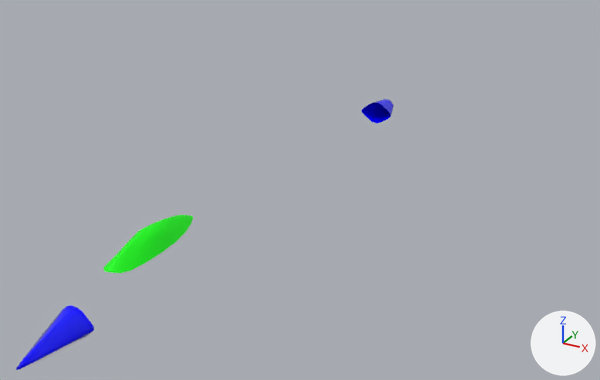
What one commit did to the OBJ model src/main/resources/assets/models/fighter/jet.obj.
Camera for both pictures: a 50 mm lens placed at (22.5, -21.6, 19.1), pointed at (5.2, 9.9, 3.3). Arrows for +X, +Y and +Z are at lower right; the lights stay in place. Where no turn or scale is listed for an object, it has been applied to the vertices.

Names of what the first picture shows: 'Cockpit_Cube.001', 'Exhaust_Cube.003', 'Nose_Cube.002'.
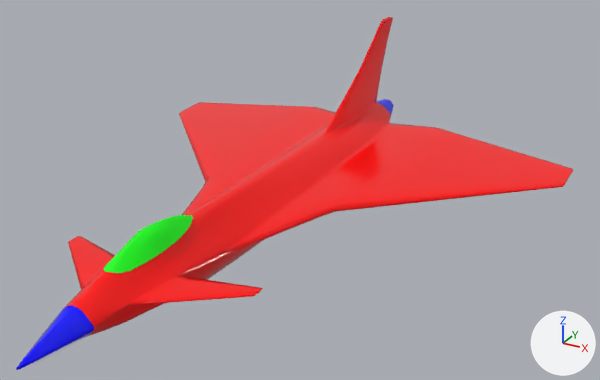
Where the change shows, as pixel boxes (x1, y1, x2, y2) in the pictures (600 x 380 px):
'Fuselage_Cube.004', added (red): after (63, 17, 573, 337)

The change, as a diff of the scene's bpy script:
```diff
--- a/src/main/resources/assets/models/fighter/jet.obj.py
+++ b/src/main/resources/assets/models/fighter/jet.obj.py
@@ mat_material_001 @@
+mat_material_001 = principled_material('Material.001')
+mat_material_001.base_color = (1.0, 0.0, 0.0)  # red #ff0000
+mat_material_001.roughness = 0.172
@@ me_fuselage_cube_004 @@
+me_fuselage_cube_004.from_pydata(...)  # 1421 vertices, 2764 faces; spans x -9.1..15.5, y -3.1..25.0, z 0.8..8.6
+me_fuselage_cube_004.materials.append(mat_material_001)  # red #ff0000
@@ ob_fuselage_cube_004 @@
+ob_fuselage_cube_004 = bpy.data.objects.new('Fuselage_Cube.004', me_fuselage_cube_004)
+ob_fuselage_cube_004.location = (0.0, 0.0, 0.0)
```
